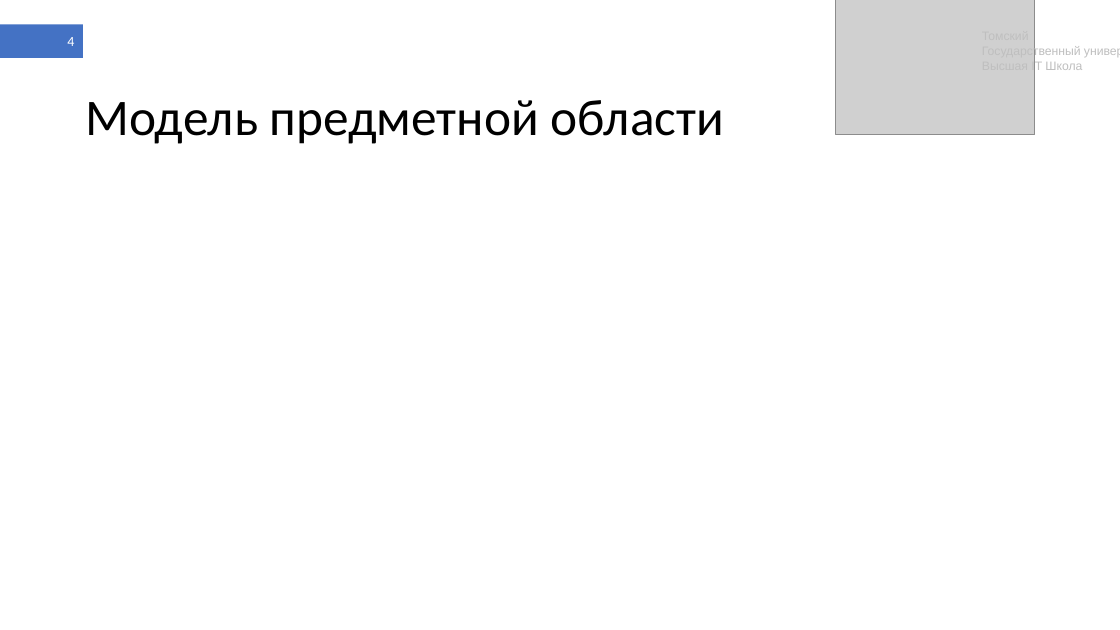
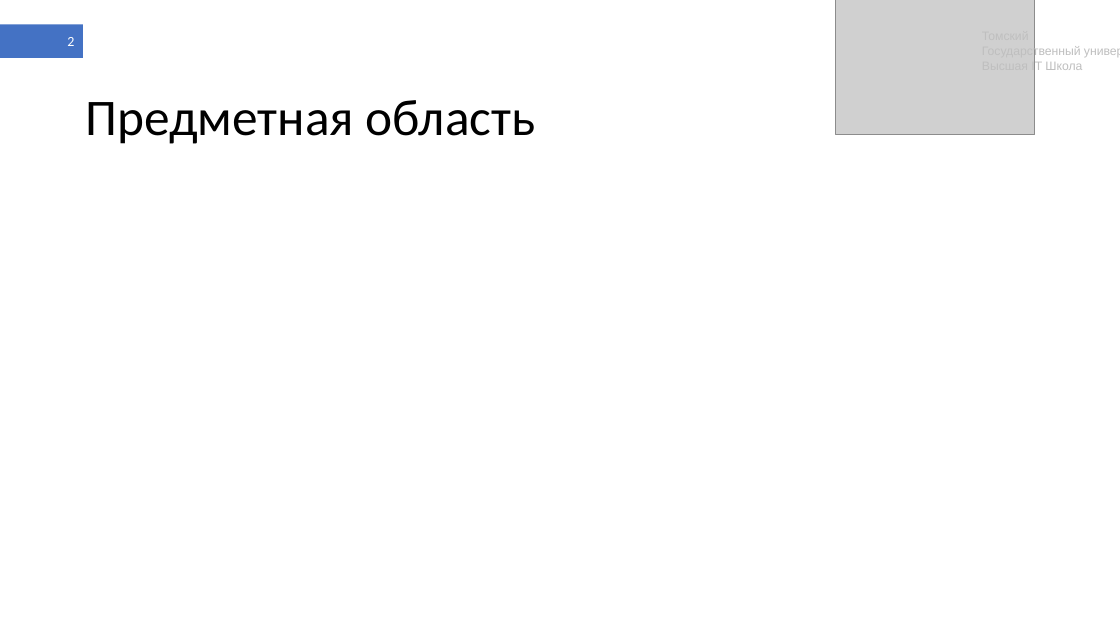
Before and after one commit to shameoff/GraduateWork, a slide deck: slide 2 of Презентация ВКР (в шаблоне).pptx (slide 4 before the commit). Drawn at 1120x630 pixels with LibreOffice and Linux fonts; fonts in the diff are those of the drawing; grey boxes stand for pictures. Boxes give left, top, right and bottom in pixels: in the first picture for what was removed or moved away, otherwise in the second. Text is boxed around its words. In the diff, an @@ line names an element or a change of style, - is before the commit and + after.

```diff
--- a/Презентация ВКР (в шаблоне).pptx
+++ b/Презентация ВКР (в шаблоне).pptx
@@ page number at (x1=67, y1=37, x2=74, y2=46): text changed @@
-4
+2
@@ title at (x1=85, y1=100, x2=536, y2=144): text changed @@
-Модель предметной области
+Предметная область
```
Also in this commit, not shown: 3 other slides changed, 9 slides added, 1 slide removed.
